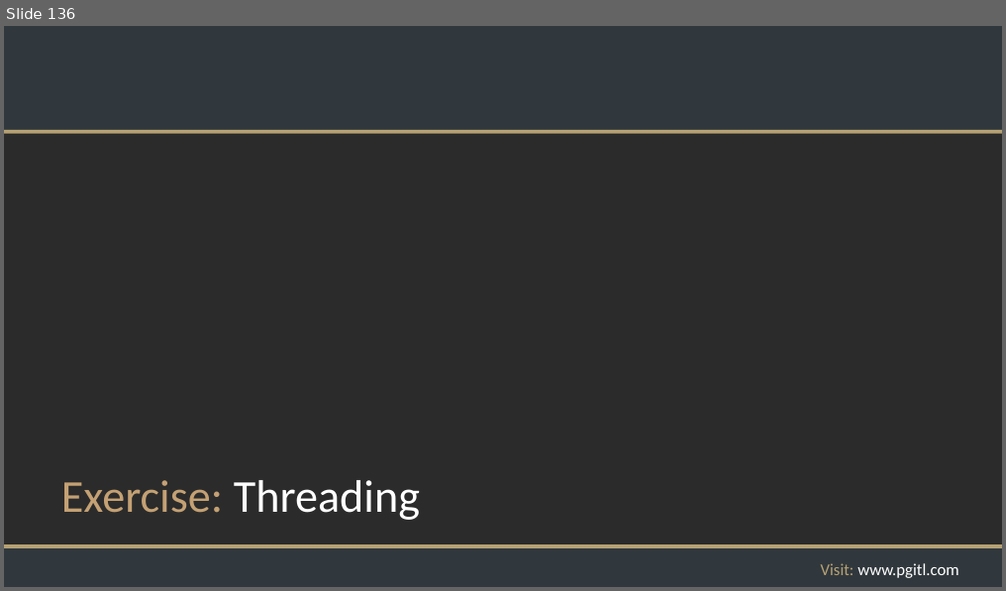
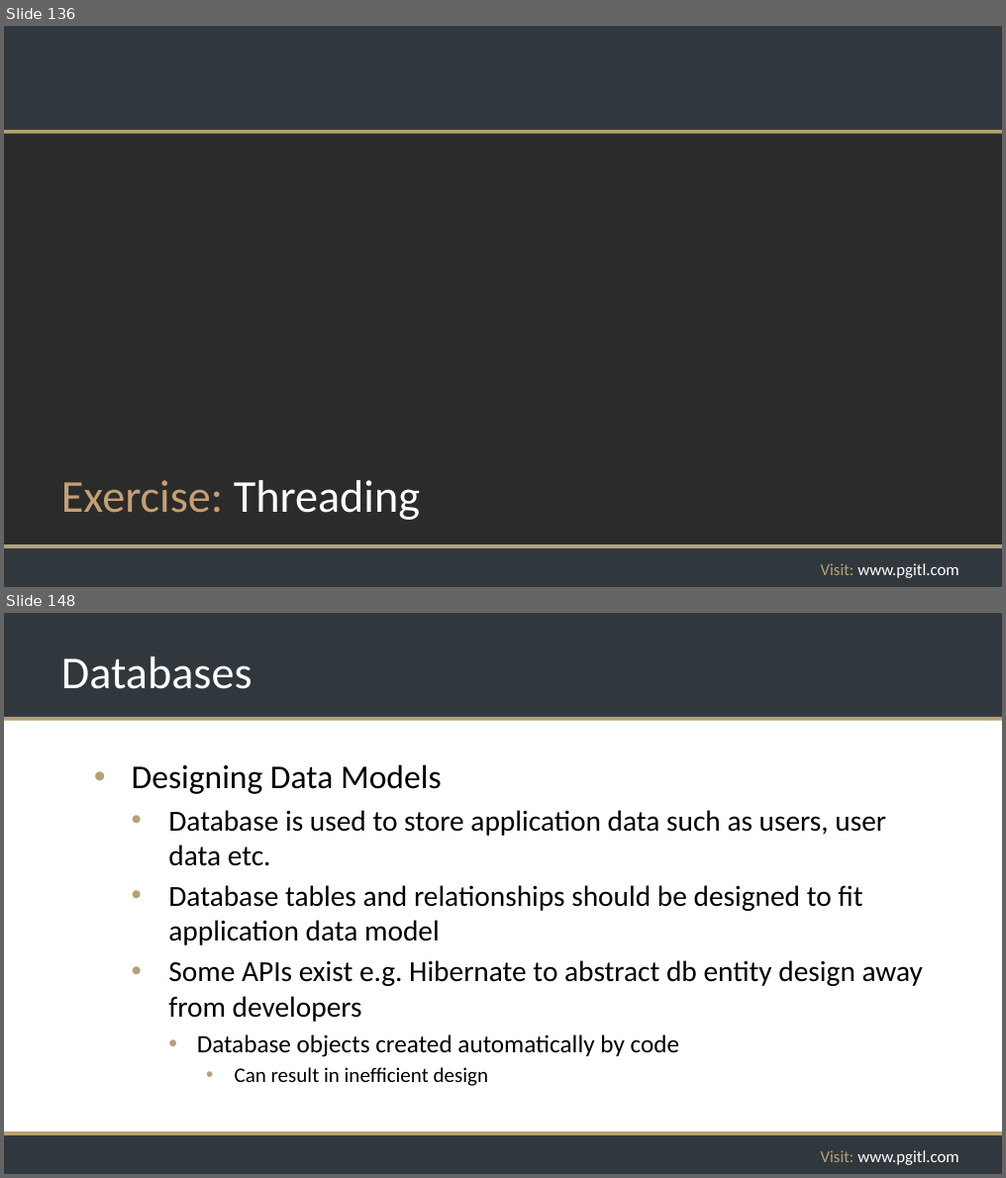
Before and after one commit to rikkouri/project-a, a slide deck: Programming Foundations.pptx. Shown one above the other, each under a label of ours: slide 136 before the commit, slides 136 and 148 after it; the slides between them are not shown. The pictures are 1006x591 and 1006x1178 pixels, drawn with LibreOffice and Linux fonts; fonts in the diff are those of the drawing; background and template pictures are left out; a plain dark background stands for a picture behind light text. Boxes give left, top, right and bottom in pixels: in the first picture for what was removed or moved away, otherwise in the second. Text is boxed around its words. In the diff, an @@ line names an element or a change of style, - is before the commit and + after.

Commit message:
Added database slides

```diff
--- a/Programming Foundations.pptx
+++ b/Programming Foundations.pptx
@@ slide 148 added at <box>4,613,1002,1174</box>, background #FFFFFF; not listed: 5 template elements that a slide beside it also shows @@
@@ title added at <box>61,657,252,689</box>, 44 pt, text #FFFFFF @@
+Databases
@@ text added at <box>132,764,923,1086</box>, 28 pt, text #000000 @@
+• Designing Data Models
+  • Database is used to store application data such as users, user data etc.
+  • Database tables and relationships should be designed to fit application data model
+  • Some APIs exist e.g. Hibernate to abstract db entity design away from developers
+    • Database objects created automatically by code
+      • Can result in inefficient design
```
Also in this commit, not shown: 1 slide changed, 18 other slides added, 1 slide removed.
